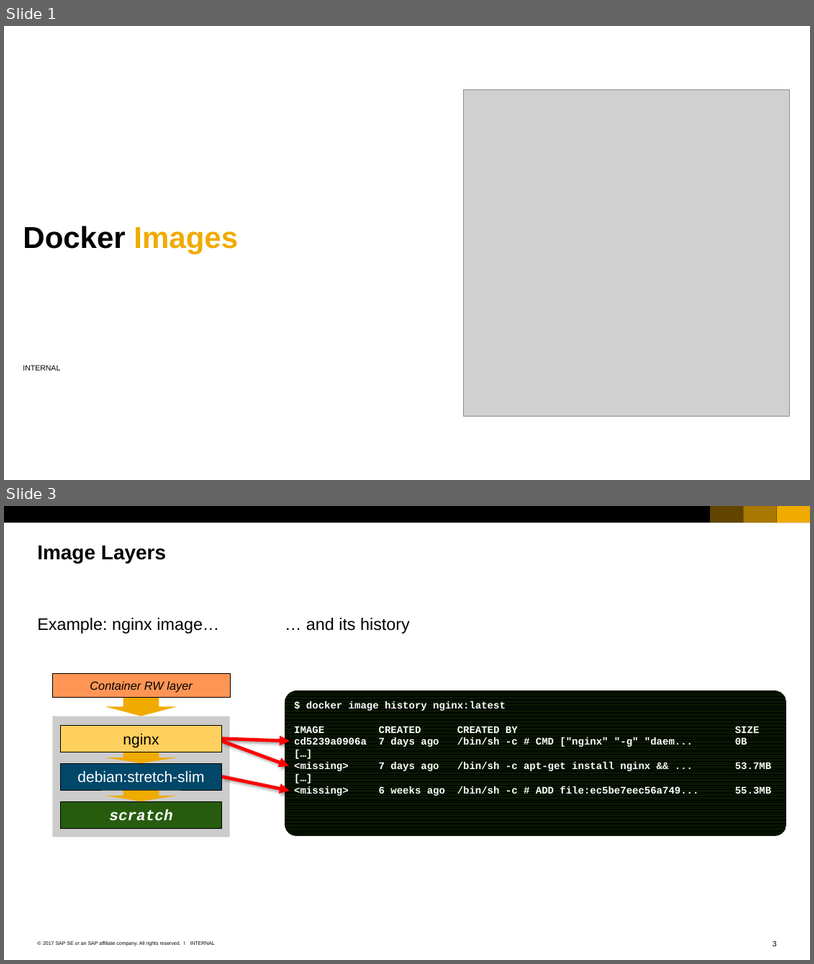
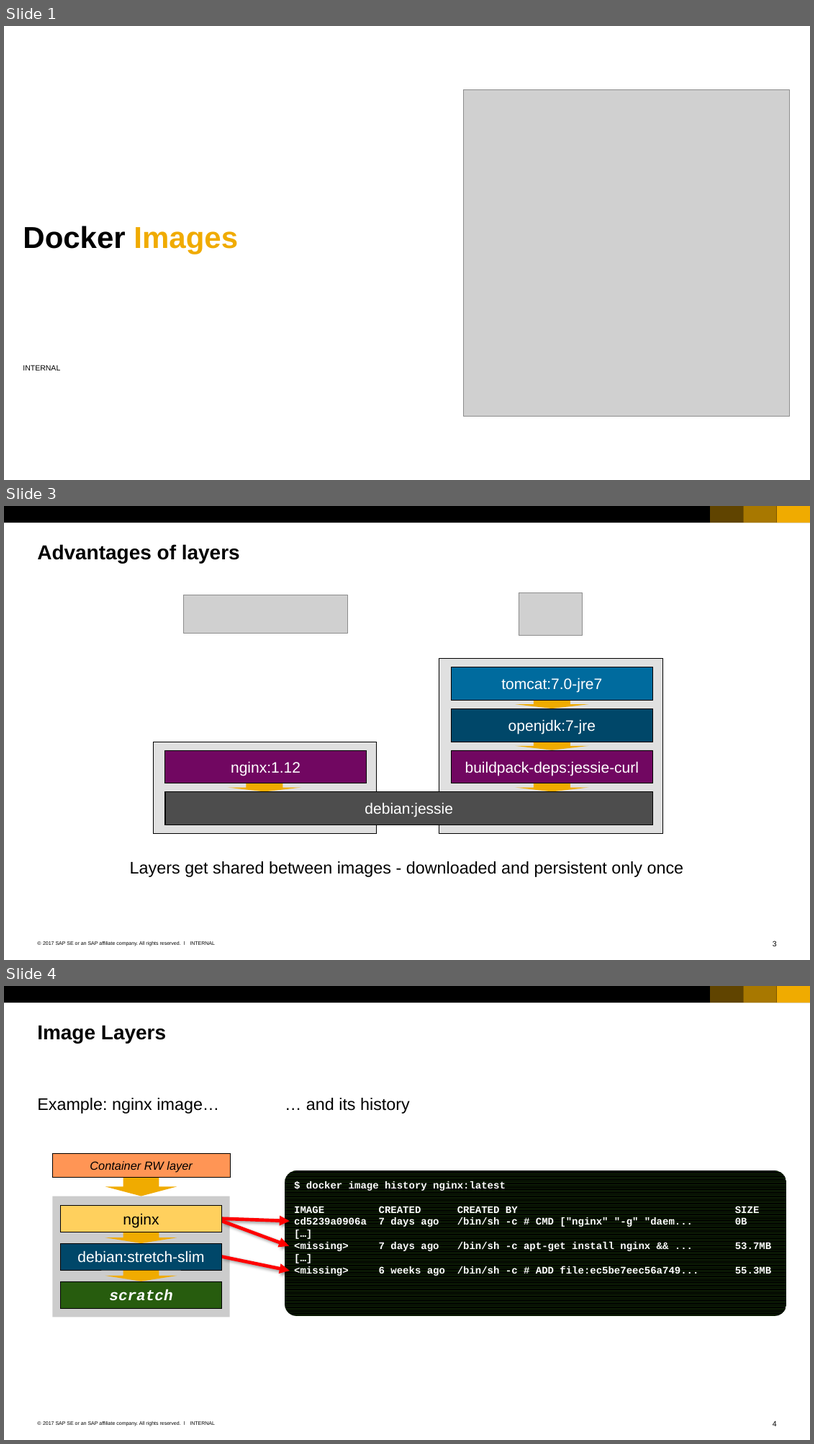
Before and after one commit to cuijiyao01/docker-k8s-training, a slide deck: docker/03_Images.pptx. Shown one above the other, each under a label of ours: slides 1 and 3 before the commit, slides 1, 3 and 4 after it; the slides between them are not shown. The pictures are 814x964 and 814x1444 pixels, drawn with LibreOffice and Linux fonts; fonts in the diff are those of the drawing; grey boxes stand for pictures; background and template pictures are left out. Boxes give left, top, right and bottom in pixels: in the first picture for what was removed or moved away, otherwise in the second. Text is boxed around its words. In the diff, an @@ line names an element or a change of style, - is before the commit and + after.

Commit message:
Added a slide about shared image layers.

```diff
--- a/docker/03_Images.pptx
+++ b/docker/03_Images.pptx
@@ slide 3 added at <box>4,506,810,960</box>, background #FFFFFF; not listed: 7 template elements that a slide beside it also shows @@
@@ title added at <box>37,544,240,563</box>, 24 pt, text #000000, bold @@
+Advantages of layers
@@ picture added at <box>183,595,348,633</box> @@
@@ picture added at <box>519,593,582,636</box> @@
@@ rectangle added at <box>439,659,662,833</box>, fill #E0E0E0, outline #000000 0.5 pt @@
@@ rectangle added at <box>451,667,653,700</box>, fill #006B9E, outline #000000 0.5 pt, 18 pt, text #FFFFFF @@
+tomcat:7.0-jre7
@@ down arrow added at <box>515,700,589,708</box>, fill #F0AB00 @@
@@ rectangle added at <box>451,708,653,741</box>, fill #00476A, outline #000000 0.5 pt, 18 pt, text #FFFFFF @@
+openjdk:7-jre
@@ rectangle added at <box>153,741,376,833</box>, fill #E0E0E0, outline #000000 0.5 pt @@
@@ down arrow added at <box>515,741,589,749</box>, fill #F0AB00 @@
@@ rectangle added at <box>165,750,366,783</box>, fill #710761, outline #000000 0.5 pt, 18 pt, text #FFFFFF @@
+nginx:1.12
@@ rectangle added at <box>451,749,653,782</box>, fill #710761, outline #000000 0.5 pt, 18 pt, text #FFFFFF @@
+buildpack-deps:jessie-curl
@@ down arrow added at <box>228,783,301,791</box>, fill #F0AB00 @@
@@ down arrow added at <box>515,783,589,791</box>, fill #F0AB00 @@
@@ rectangle added at <box>165,791,366,824</box>, fill #4D4D4D, outline #000000 0.5 pt @@
@@ rectangle added at <box>165,791,653,824</box>, fill #4D4D4D, outline #000000 0.5 pt, 18 pt, text #FFFFFF @@
+debian:jessie
@@ rectangle added at <box>451,791,653,824</box>, fill #4D4D4D, outline #000000 0.5 pt @@
@@ text added at <box>130,861,684,877</box>, 20 pt, text #000000 @@
+Layers get shared between images - downloaded and persistent only once
@@ what was slide 3 is now slide 4 @@
@@ page number at <box>773,1420,777,1426</box>: text changed @@
-3
+4
```
Also in this commit, not shown: 1 slide changed.
